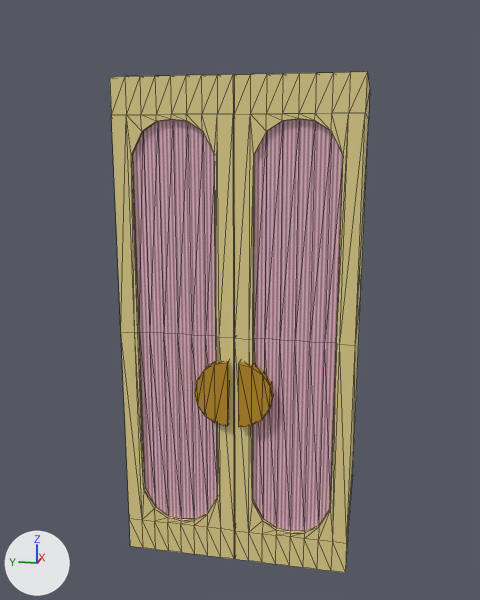
What one commit did to the glTF model Models/ceciliabedroom/Game_Wardrobe.glb.
Both versions are drawn from a 50 mm camera at (-6.79, -1.25, 1.82) aimed at (-0.08, 0.09, 0.14). The lights are fixed; the arrows at lower left show +X, +Y and +Z. Mesh edges are drawn as thin lines. Where no turn or scale is listed for an object, it has been applied to the vertices. Vertices at the same position are counted once.
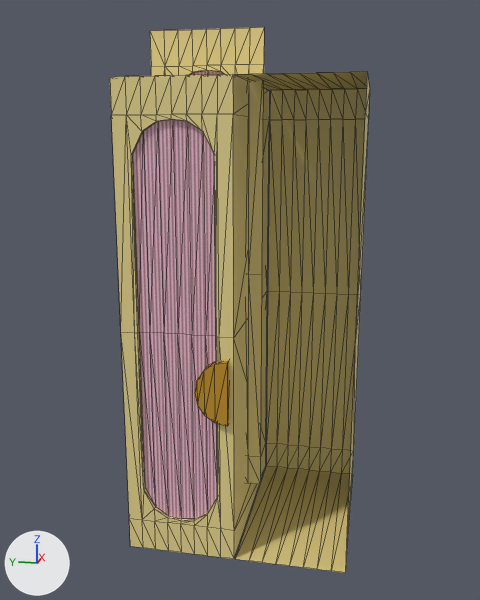
Commit message: wardrobe frontend finished

Pixel boxes [x1, y1, x2, y2] of what changed, in the pictures (480 x 600 px):
'Cube', reshaped (39% narrower)
    before: [110, 72, 370, 573]
    after: [110, 74, 269, 559]
'Cube.001', added (yellow)
    after: [235, 72, 370, 573]
'Cube.003', added (yellow)
    after: [150, 27, 264, 484]
    faces in mat_material_008 (yellow #e7d58e): [150, 27, 264, 484]
part 1 of me_cube_026, deleted
    before: [234, 72, 370, 573]
part 2 of me_cube_026, deleted (brown)
    before: [238, 362, 274, 427]

The edits, one by one:
me_cube_026 has 280 vertices, 544 faces and spans x -0.81..1.26, y -1.11..1.11, z -2.33..2.33.
me_cube_026 is used by ob_cube; location (-0.26, -0.04, 0.0).
me_cube_026 part 1: the loose piece of 122 vertices spanning x -0.74..1.26, y -1.11..-0.01, z -2.33..2.33 is deleted.
me_cube_026 part 2: the loose piece of 18 vertices spanning x -0.81..-0.69, y -0.37..-0.05, z -0.85..-0.22 is deleted.
Mesh me_cube_003 is new.
It has 94 vertices, 151 faces and spans x -0.12..0.0, y -0.14..0.96, z -1.86..2.8.
Faces by material slot: [102, 24, 25].
It uses material mat_material_008 (yellow #e7d58e).
It uses material mat_material_009 (picture img_newtex).
It uses material mat_material_010 (orange #be8f26).
Mesh me_cube_001 is new.
It has 75 vertices, 104 faces and spans x -0.74..1.26, y -1.11..-0.01, z -2.33..2.33.
It uses material mat_material_008 (yellow #e7d58e).
Object 'Cube.003' (ob_cube_003) is new; it shows me_cube_003.
Its location is (-0.26, -0.04, 0.0).
Object 'Cube.001' (ob_cube_001) is new; it shows me_cube_001.
Its location is (-0.26, -0.04, 0.0).
